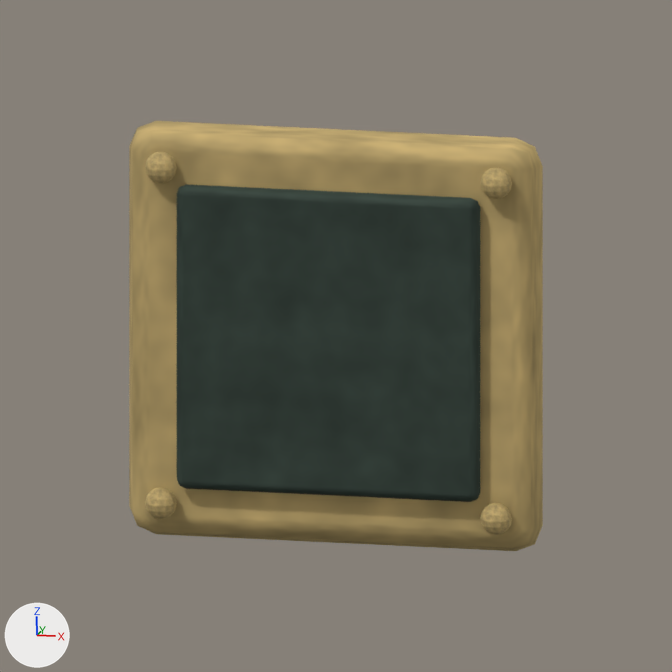
Renders of the Blender file art/models/ui-halt.blend from each side of a commit.
Rendered twice from the file's camera 'calibrated isometric camera'. Every picture has the same lights, and +X, +Y and +Z are marked at lower left. The first picture is the older version.

The first picture shows 'dark square', 'rivet', 'rivet.001', 'rivet.002', 'rivet.003', 'stop plaque'.
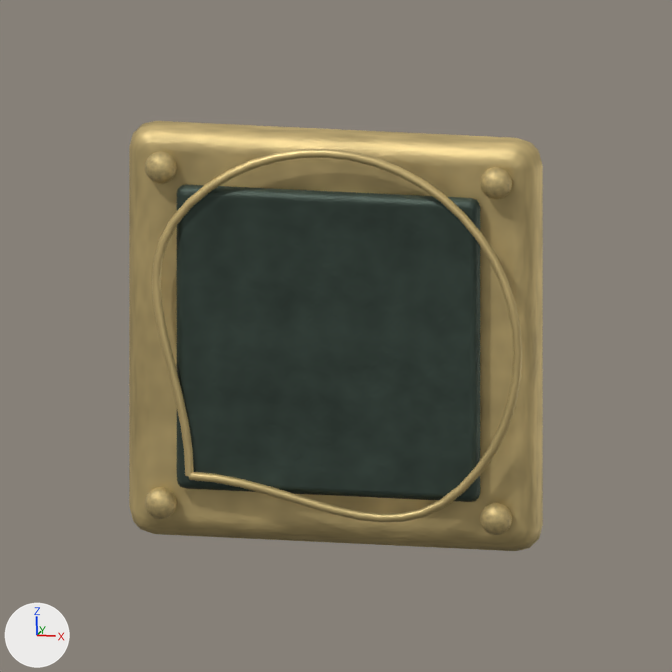
What changed in the scene script:
```text
Change mat_aged_brass:
    where n0 = _N.new('ShaderNodeBsdfPrincipled'); n0.name = 'Principled BSDF'
    n0.inputs[2].default_value: 0.8 -> 0.48  # 'Roughness'
    add n5 = _N.new('ShaderNodeTexNoise'); n5.name = 'hand finished surface'
    add n5.inputs[2].default_value = 38.0  # 'Scale'
    add n6 = _N.new('ShaderNodeBump'); n6.name = 'Bump'
    add n6.inputs[0].default_value = 0.16  # 'Strength'
    add n6.inputs[1].default_value = 0.018  # 'Distance'
    where n3 = _N.new('ShaderNodeTexCoord'); n3.name = 'Texture Coordinate'
    add _L.new(n3.outputs[0], n5.inputs[0])  # 'Generated' to 'Vector'
    add _L.new(n5.outputs[0], n6.inputs[3])  # 'Factor' to 'Height'
    add _L.new(n6.outputs[0], n0.inputs[5])  # 'Normal' to 'Normal'
Add cu_inset_brass_fillet:
    cu_inset_brass_fillet = bpy.data.curves.new('inset brass fillet', 'CURVE')
    cu_inset_brass_fillet.dimensions = '3D'
    _sp = cu_inset_brass_fillet.splines.new('BEZIER'); _sp.bezier_points.add(4)
    _sp.bezier_points.foreach_set('co', [-0.56, -0.19, -0.56, 0.56, -0.19, -0.56, 0.56, -0.19, 0.56, -0.56, -0.19, 0.56, -0.56, -0.19, -0.56])
    _sp.bezier_points.foreach_set('handle_left', [-0.997, -0.19, -0.56, 0.251, -0.19, -0.869, 0.869, -0.19, 0.251, -0.251, -0.19, 0.869, -0.56, -0.19, -0.123])
    _sp.bezier_points.foreach_set('handle_right', [-0.123, -0.19, -0.56, 0.869, -0.19, -0.251, 0.251, -0.19, 0.869, -0.869, -0.19, 0.251, -0.56, -0.19, -0.997])
    for _p, _l, _r in zip(_sp.bezier_points, ['AUTO', 'AUTO', 'AUTO', 'AUTO', 'AUTO'], ['AUTO', 'AUTO', 'AUTO', 'AUTO', 'AUTO']): _p.handle_left_type = _l; _p.handle_right_type = _r
    cu_inset_brass_fillet.materials.append(mat_aged_brass)
    cu_inset_brass_fillet.bevel_resolution = 2
    cu_inset_brass_fillet.bevel_depth = 0.018
    cu_inset_brass_fillet.fill_mode = 'FULL'
Add ob_inset_brass_fillet:
    ob_inset_brass_fillet = bpy.data.objects.new('inset brass fillet', cu_inset_brass_fillet)
    ob_inset_brass_fillet.location = (0.0, 0.0, 0.0)
```

What differs and where, as boxes [x1, y1, x2, y2] in the pictures (672 x 672 px):
'inset brass fillet', added: after [152, 149, 522, 522]
